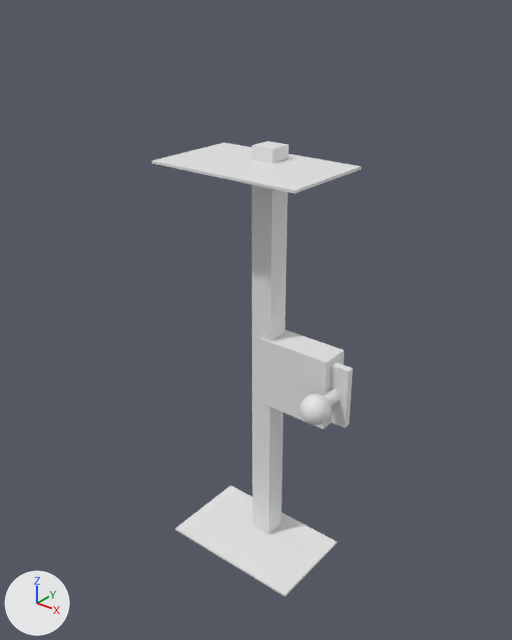
The OBJ model models/enganche_l200_armado.obj as it was, and as the next commit left it.
One viewpoint serves both versions: a camera (50 mm lens) standing at (990.0, -1235.0, 921.0) and looking at (25.0, -28.0, 173.0). The lights are fixed; the arrows at lower left show +X, +Y and +Z. The picture after the commit comes second. Where no turn or scale is listed for an object, it has been applied to the vertices. Vertices at exactly the same position are counted once.

Objects in the first picture: 'barra_transversal', 'bola', 'placa_bola', 'placas_laterales', 'soporte_central'.
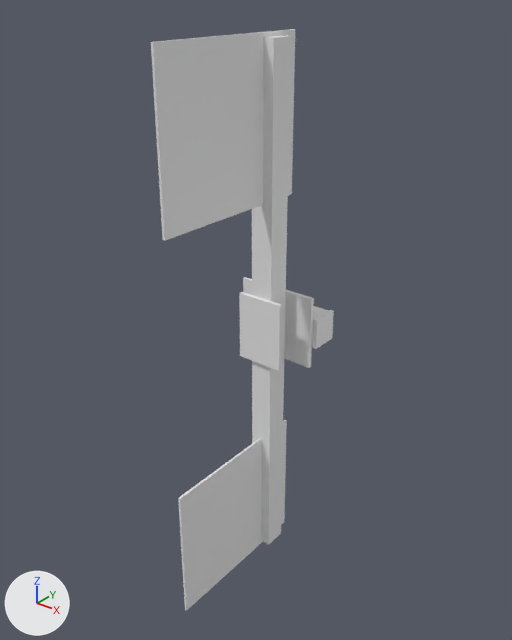
Not visible in the pictures: 'perno_seguro'.

The newer file is also rescaled (x0.833), turned or shifted as a whole; pictures and numbers use the older file's frame.

What changed in the scene script:
```text
Change me_barra_transversal:
    used by ob_barra_transversal; location = (0.0, 0.0, 0.0)
    remove me_barra_transversal.from_pydata(...)  # 8 vertices, 12 faces; spans x -30.0..30.0, y 25.0..85.0, z -575.0..575.0
    add me_barra_transversal.from_pydata(...)  # 8 vertices, 12 faces; spans x -30.0..30.0, y 25.0..85.0, z -575.0..805.0
    me_barra_transversal part 1: the whole mesh is scaled about its middle by (1, 1, 1.2), then moved by (0.0, 0.0, 115.0)
Add me_receptor_hembra:
    me_receptor_hembra.from_pydata(...)  # a box spanning x -30.0..114.0, y 40.0..109.0, z -37.0..37.0; a box spanning x 113.0..122.0, y 37.0..112.0, z -40.0..40.0
Add me_placas_receptor:
    me_placas_receptor.from_pydata(...)  # a box spanning x -108.0..108.0, y 30.0..40.0, z -96.0..96.0; a box spanning x -63.0..63.0, y -40.0..-30.0, z -90.0..90.0
Add me_perno_seguro:
    me_perno_seguro.from_pydata(...)  # a 12-sided cylinder along z spanning x 60.0..84.0, y 62.4..86.4, z -48.0..48.0
Add me_alas_laterales:
    me_alas_laterales.from_pydata(...)  # a box spanning x -3.0..3.0, y -348.0..84.0, z -700.0..-328.0; a box spanning x -3.0..3.0, y -348.0..84.0, z 328.0..700.0
Remove ob_bola:
    ob_bola = bpy.data.objects.new('bola', me_bola)
    ob_bola.location = (0.0, 0.0, 0.0)
Remove ob_placa_bola:
    ob_placa_bola = bpy.data.objects.new('placa_bola', me_placa_bola)
    ob_placa_bola.location = (0.0, 0.0, 0.0)
Remove ob_placas_laterales:
    ob_placas_laterales = bpy.data.objects.new('placas_laterales', me_placas_laterales)
    ob_placas_laterales.location = (0.0, 0.0, 0.0)
Remove ob_soporte_central:
    ob_soporte_central = bpy.data.objects.new('soporte_central', me_soporte_central)
    ob_soporte_central.location = (0.0, 0.0, 0.0)
Add ob_receptor_hembra:
    ob_receptor_hembra = bpy.data.objects.new('receptor_hembra', me_receptor_hembra)
    ob_receptor_hembra.location = (0.0, 55.0, 115.0)
Add ob_placas_receptor:
    ob_placas_receptor = bpy.data.objects.new('placas_receptor', me_placas_receptor)
    ob_placas_receptor.location = (0.0, 55.0, 115.0)
Add ob_perno_seguro:
    ob_perno_seguro = bpy.data.objects.new('perno_seguro', me_perno_seguro)
    ob_perno_seguro.location = (0.0, 55.0, 115.0)
Add ob_alas_laterales:
    ob_alas_laterales = bpy.data.objects.new('alas_laterales', me_alas_laterales)
    ob_alas_laterales.location = (0.0, 55.0, 115.0)
```

Where the change shows, as pixel boxes (x1, y1, x2, y2) in the pictures (512 x 640 px):
'alas_laterales', added: after (151, 29, 295, 611)
'barra_transversal', moved, rescaled (29% taller): before (252, 141, 289, 535); after (252, 35, 291, 545)
'placas_laterales', deleted: before (152, 143, 361, 596)
'soporte_central', deleted: before (260, 330, 344, 429)
'placas_receptor', added: after (239, 277, 314, 371)
'placa_bola', deleted: before (328, 362, 353, 428)
'bola', deleted: before (300, 390, 339, 426)
'receptor_hembra', added: after (312, 306, 334, 349)
